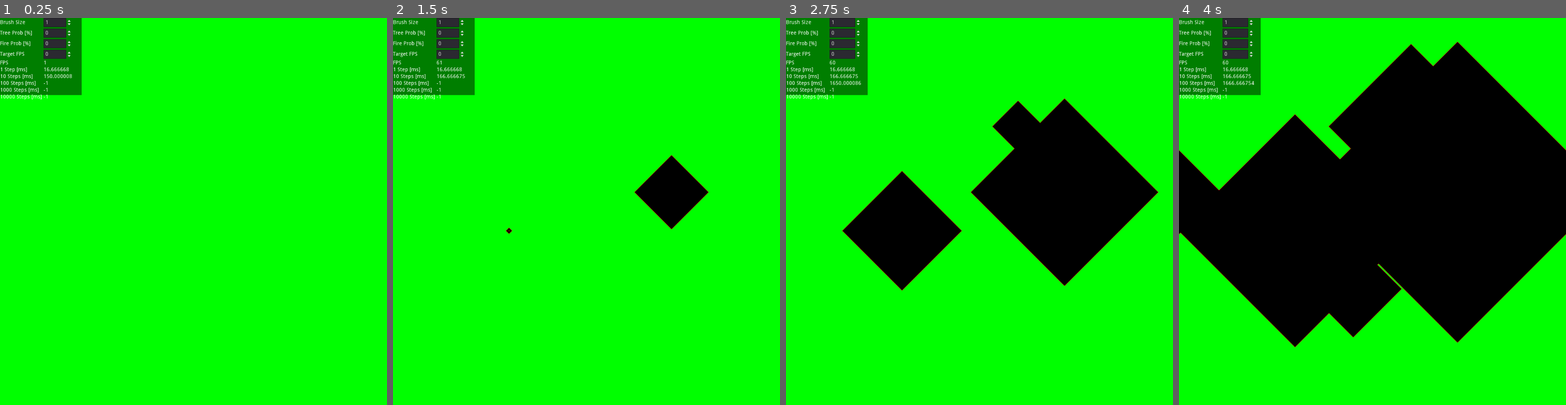
Above: before the commit, frames 1-4 (left to right).
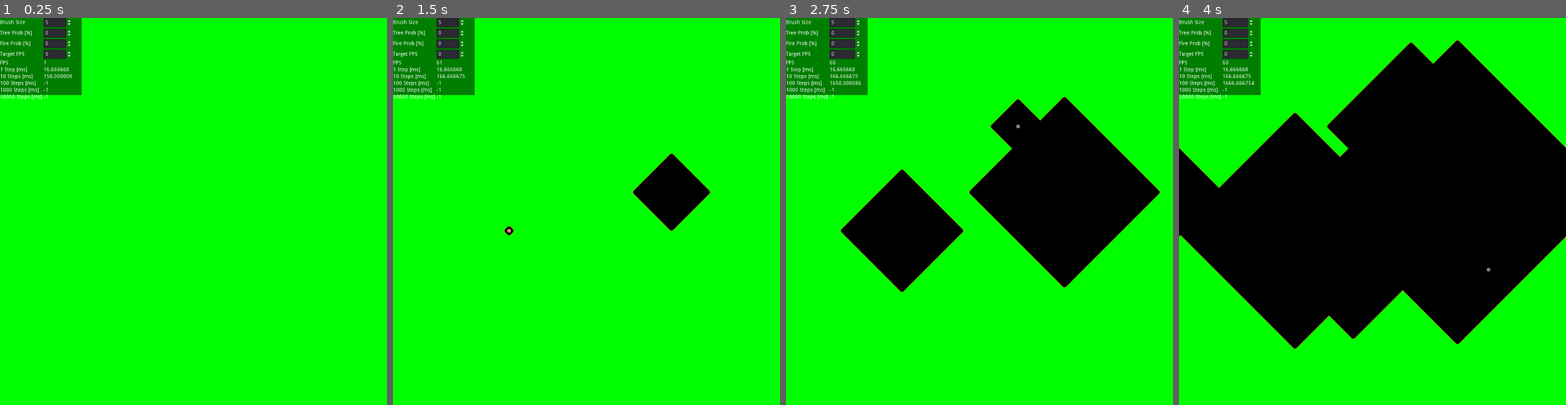
Above: after the commit, the same moments.

Repository: max-deutsch/cellular-map
Game: Godot game, scene res://ForestFire.tscn
The game is run twice, just before and just after one commit, with the same random seed, the same clock (stepped at 60 frames per second) and the same inputs.
Inputs (mouse positions are in pixels of both pictures, inside the frame that each line leads up to):
- Up to frame 1 (0.25 s): no input
- Up to frame 2 (1.5 s): tap Enter at 0.5 s; move the mouse to (671, 192) at 0.52 s; click (671, 192) at 0.67 s; move the mouse to (509, 230) at 1.27 s; click (509, 230) at 1.42 s
- Up to frame 3 (2.75 s): move the mouse to (1018, 126) at 2.02 s; click (1018, 126) at 2.17 s
- Up to frame 4 (4 s): move the mouse to (1353, 288) at 2.77 s; click (1353, 288) at 2.92 s; move the mouse to (1488, 269) at 3.52 s; click (1488, 269) at 3.67 s

The runs differ from the first frame. In frame 1, less than 0.1% of the frame differs, in the area x 11-13%, y 0-2%; in frame 2, 0.4%; in frame 3, 1.4%; in frame 4, 1.8%, in the area x 0-100%, y 0-86%.

Commit message:
draw circle around cursor showing brush size

Diff:
--- a/TextureRectFinalDisplay.gd
+++ b/TextureRectFinalDisplay.gd
@@ -27,6 +27,8 @@
 
 var frameCount = 0
 var valid_mouse_pos: bool
+var mouse_pos: Vector2
+var click_threshold: float
 
 func _ready():
 	ClickThresholdInput.connect("value_changed", self, "on_click_threshold_change")
@@ -34,12 +36,13 @@
 	FireProbInput.connect("value_changed", self, "on_fire_prob_change")
 	TargetFPSInput.connect("value_changed", self, "on_target_fps_change")
 
-	ClickThresholdInput.set_value(1.0);
+	ClickThresholdInput.set_value(5.0);
 	TreeProbInput.set_value(0.0);
 	FireProbInput.set_value(0.0);
 	TargetFPSInput.set_value(0.0);
 
 func on_click_threshold_change(value):
+	click_threshold = value
 	Sprite1.material.set_shader_param("click_threshold", value)
 
 func on_tree_prob_change(value):
@@ -72,10 +75,10 @@
 			Sprite1.material.set_shader_param("mouse_button_index", event.button_index)
 
 	if event is InputEventMouseMotion:
-		var pos = event.position
+		mouse_pos = event.position
 		var ui_rect: Rect2 = UIContainer.get_rect()
-		valid_mouse_pos  = not ui_rect.has_point(pos)
-		Sprite1.material.set_shader_param("mouse_position", pos)
+		valid_mouse_pos  = not ui_rect.has_point(mouse_pos)
+		Sprite1.material.set_shader_param("mouse_position", mouse_pos)
 
 func _process(delta):
 	ms1step = delta * 1000
@@ -107,3 +110,9 @@
 	Time100Step.set_text(str(ms100step_display))
 	Time1000Step.set_text(str(ms1000step_display))
 	Time10000Step.set_text(str(ms10000step_display))
+	update()
+
+
+func _draw():
+	if valid_mouse_pos:
+		draw_circle(mouse_pos, click_threshold, Color(1.0, 1.0, 1.0, 0.5))
